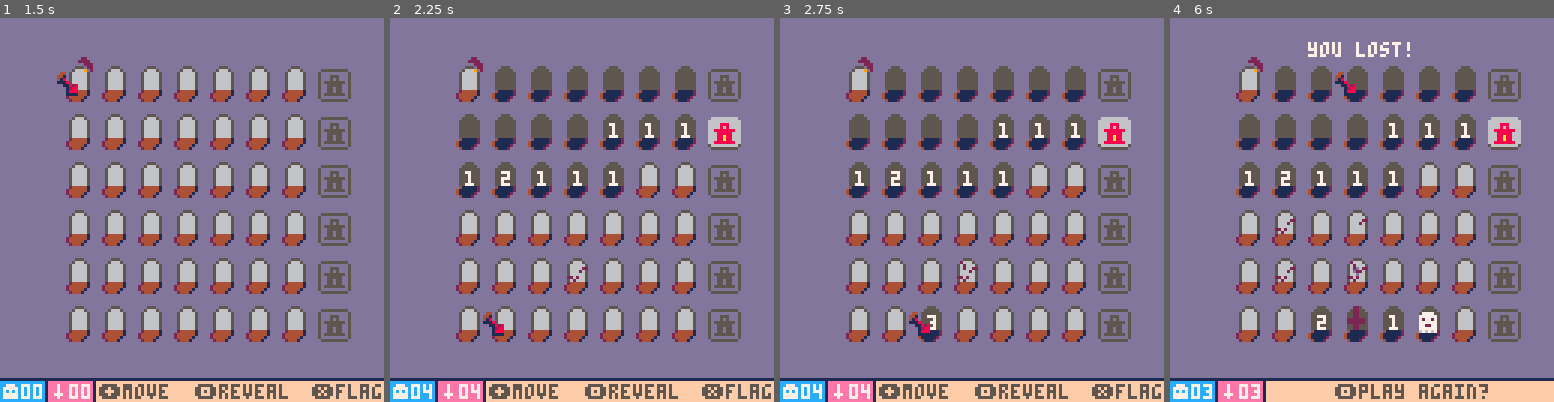
Above: before the commit, frames 1-4 (left to right).
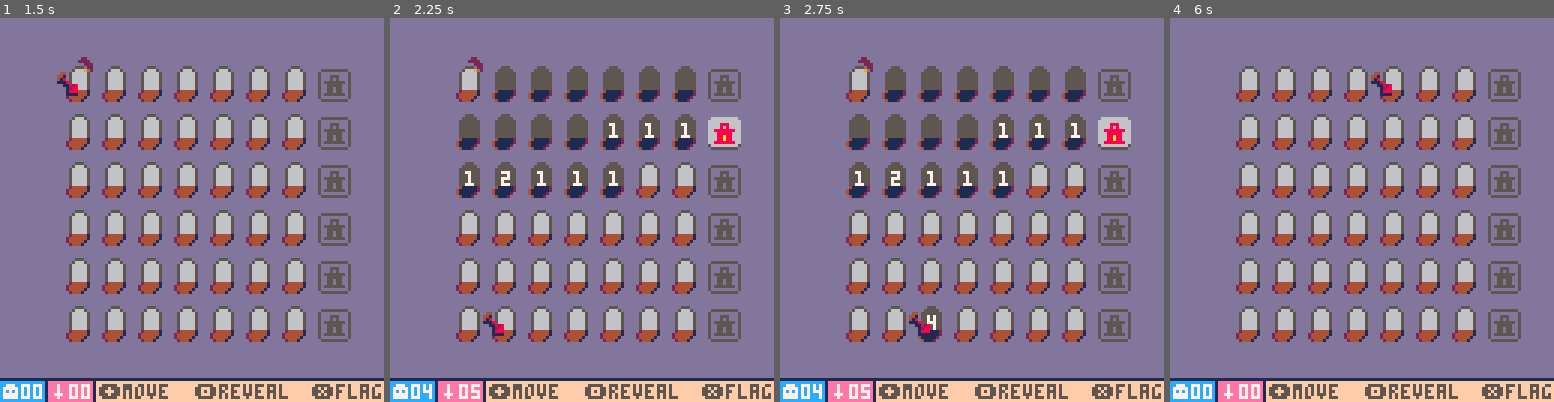
Above: after the commit, the same moments.

Repository: J0shW/ghosthunter
Game: PICO-8 cartridge ghosthunter.p8
The game is run twice, just before and just after one commit, with the same random seed, the same clock (stepped at 60 frames per second) and the same inputs.
Inputs:
- Up to frame 1 (1.5 s): tap X (X key) at 0.33, 1.07 s; tap O (Z key) at 0.7 s
- Up to frame 2 (2.25 s): hold Right 1.6-2.1 s; tap O (Z key) at 1.7, 2.1 s; tap X (X key) at 1.85 s; hold Up from 2.15 s (still down)
- Up to frame 3 (2.75 s): release Up at 2.42 s; hold Right from 2.47 s (still down); tap O (Z key) at 2.5 s
- Up to frame 4 (6 s): tap O (Z key) every 0.4 s from 2.9 to 5.7 s; tap X (X key) at 2.97, 4.08, 5.2 s; release Right at 3.03 s; hold Left 3.08-3.58 s; hold Down 3.63-3.97 s; hold Right 4.02-4.68 s; hold Up 4.73-5.03 s; hold Left 5.08-5.68 s; hold Down from 5.73 s (still down)

Frame 1 is identical in both runs. In frame 2, less than 0.1% of the frame differs, in the area x 21-52%, y 64-100%; in frame 3, 0.1%; in frame 4, 11%, in the area x 8-100%, y 6-100%.

Commit message:
HIdden infection tiles and spread curse

Diff:
--- a/main.lua
+++ b/main.lua
@@ -78,12 +78,8 @@
 
    -- if hidden tile
    if board[i]!=tileStates.emptyRevealed and board[i]!=tileStates.ghostRevealed and board[i]!=tileStates.curseRevealed then
-    if infectedTiles[i]>0 then
-     spr(47+infectedTiles[i], tx, ty)
-    else
-     -- draw regular tile
-     spr(1, tx, ty)
-    end
+    -- draw regular tile
+    spr(1, tx, ty)
     spr(2, tx, ty+8)
    -- if revealed tile
    elseif board[i]==tileStates.emptyRevealed or board[i]==tileStates.ghostRevealed or board[i]==tileStates.curseRevealed then
@@ -99,7 +95,11 @@
    if board[i]==tileStates.emptyRevealed then
     local count = countNeighbors(i)
     if count>0 then
-     print(count, tx+3, ty+3, 7)
+     if infectedTiles[i]>0 then
+      print(count, tx+3, ty+3, 2)
+     else
+      print(count, tx+3, ty+3, 7)
+     end
     end
    end
    if board[i]==tileStates.emptyFlagged or board[i]==tileStates.ghostFlagged or board[i]==tileStates.curseFlagged then
@@ -467,7 +467,14 @@
  -- spread the curse to the first empty tile
  for i=1,#cursePosNeighbors do
   if board[cursePosNeighbors[i]]==tileStates.empty or board[cursePosNeighbors[i]]==tileStates.emptyFlagged then
-   infectedTiles[cursePosNeighbors[i]]+=1
+   -- if the tile is already infected, turn it into a curse
+   if infectedTiles[cursePosNeighbors[i]]>0 then
+    board[cursePosNeighbors[i]]=tileStates.curse
+    infectedTiles[cursePosNeighbors[i]]=0
+    sfx(4)
+   else
+    infectedTiles[cursePosNeighbors[i]]+=1
+   end
    break
   end
  end
